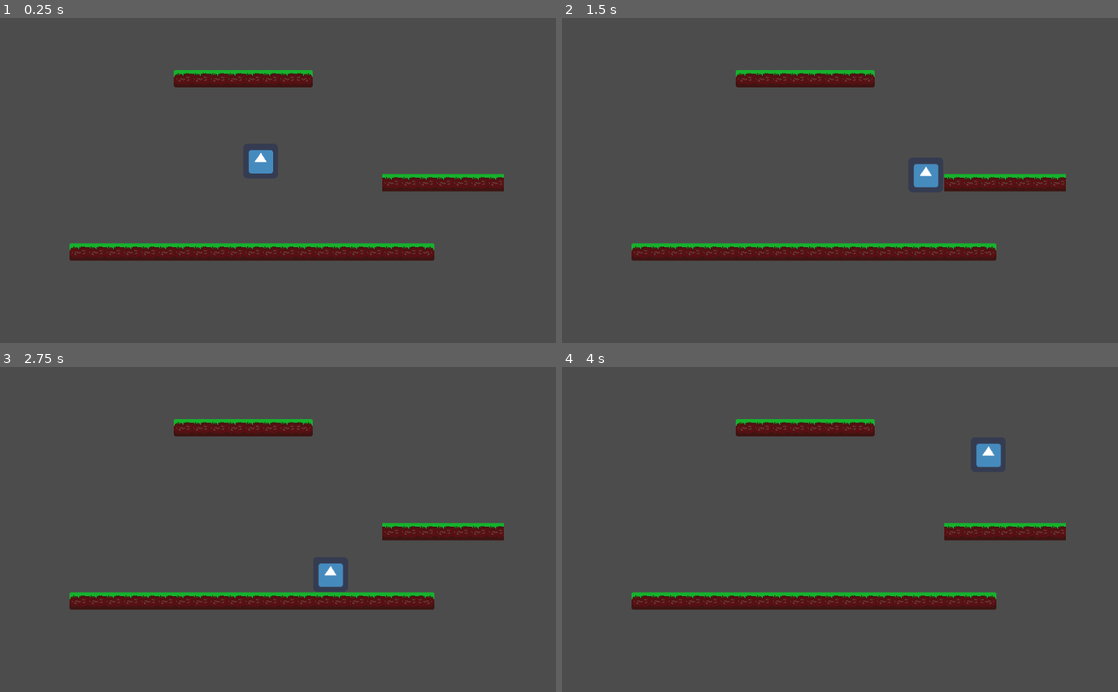
Above: before the commit, frames 1-4 (two rows, left to right).
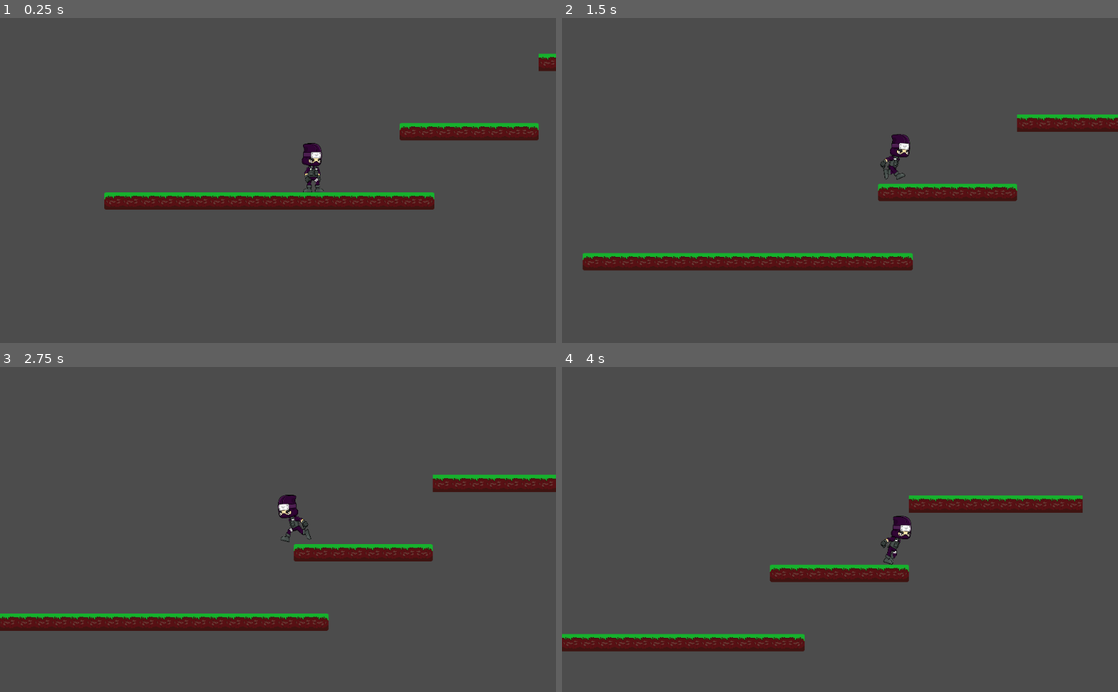
Above: after the commit, the same moments.

Repository: Matheus-Reinert/Godot_Jogo2D
Game: Godot game, scene res://World.tscn
Same seed, same stepped clock (60 frames per second), same inputs: the game is played once before the commit and once after it. The engine's default icon, where the game draws it, is replaced by a stand-in: a white triangle on a blue panel in a dark square.
Inputs:
- Up to frame 1 (0.25 s): no input
- Up to frame 2 (1.5 s): hold Right (ui_right) from 0.53 s (still down); tap Up (ui_up) at 0.77 s
- Up to frame 3 (2.75 s): tap Up (ui_up) at 1.52 s; release Right (ui_right) at 2.03 s; hold Left (ui_left) from 2.03 s (still down)
- Up to frame 4 (4 s): release Left (ui_left) at 2.78 s; hold Right (ui_right) from 2.78 s (still down); tap Up (ui_up) at 3.02, 3.77 s

The runs differ from the first frame. In frame 1, 12% of the frame differs, in the area x 12-100%, y 10-75%; in frame 2, 11%; in frame 3, 13%, in the area x 0-100%, y 16-82%; in frame 4, 12%.

Commit message:
Adicionado movimentos

Diff:
--- a/Player.gd
+++ b/Player.gd
@@ -12,14 +12,20 @@
 
 	if Input.is_action_pressed("ui_right"):
 		motion.x = SPEED
+		$Sprite.play("Run")
+		$Sprite.flip_h = false
 	elif Input.is_action_pressed("ui_left"):
 		motion.x = -SPEED
+		$Sprite.play("Run")
+		$Sprite.flip_h = true
 	else:
 		motion.x = 0;
+		$Sprite.play("Idle")
 
 	if is_on_floor():
 		print("Esta no chao")
 		if Input.is_action_pressed("ui_up"):
 			motion.y = JUMP_HEIGHT
+	else: $Sprite.play("Jump")
 
 	motion = move_and_slide(motion, UP)
--- a/World.tscn
+++ b/World.tscn
@@ -1,33 +1,99 @@
-[gd_scene load_steps=5 format=2]
+[gd_scene load_steps=45 format=2]
 
 [ext_resource path="res://Player.gd" type="Script" id=1]
-[ext_resource path="res://icon.png" type="Texture" id=2]
-[ext_resource path="res://grama.tres" type="TileSet" id=3]
+[ext_resource path="res://player/png/Idle__000.png" type="Texture" id=2]
+[ext_resource path="res://player/png/Idle__001.png" type="Texture" id=3]
+[ext_resource path="res://player/png/Idle__002.png" type="Texture" id=4]
+[ext_resource path="res://player/png/Idle__003.png" type="Texture" id=5]
+[ext_resource path="res://player/png/Idle__004.png" type="Texture" id=6]
+[ext_resource path="res://player/png/Idle__005.png" type="Texture" id=7]
+[ext_resource path="res://player/png/Idle__006.png" type="Texture" id=8]
+[ext_resource path="res://player/png/Idle__007.png" type="Texture" id=9]
+[ext_resource path="res://player/png/Idle__008.png" type="Texture" id=10]
+[ext_resource path="res://player/png/Idle__009.png" type="Texture" id=11]
+[ext_resource path="res://player/png/Run__000.png" type="Texture" id=12]
+[ext_resource path="res://player/png/Run__001.png" type="Texture" id=13]
+[ext_resource path="res://player/png/Run__002.png" type="Texture" id=14]
+[ext_resource path="res://player/png/Run__003.png" type="Texture" id=15]
+[ext_resource path="res://player/png/Run__004.png" type="Texture" id=16]
+[ext_resource path="res://player/png/Run__005.png" type="Texture" id=17]
+[ext_resource path="res://player/png/Run__006.png" type="Texture" id=18]
+[ext_resource path="res://player/png/Run__007.png" type="Texture" id=19]
+[ext_resource path="res://player/png/Run__008.png" type="Texture" id=20]
+[ext_resource path="res://player/png/Run__009.png" type="Texture" id=21]
+[ext_resource path="res://player/png/Jump__000.png" type="Texture" id=22]
+[ext_resource path="res://player/png/Jump__001.png" type="Texture" id=23]
+[ext_resource path="res://player/png/Jump__002.png" type="Texture" id=24]
+[ext_resource path="res://player/png/Jump__003.png" type="Texture" id=25]
+[ext_resource path="res://player/png/Jump__004.png" type="Texture" id=26]
+[ext_resource path="res://player/png/Jump__005.png" type="Texture" id=27]
+[ext_resource path="res://player/png/Jump__006.png" type="Texture" id=28]
+[ext_resource path="res://player/png/Jump__007.png" type="Texture" id=29]
+[ext_resource path="res://player/png/Jump__008.png" type="Texture" id=30]
+[ext_resource path="res://player/png/Jump__009.png" type="Texture" id=31]
+[ext_resource path="res://player/png/Attack__000.png" type="Texture" id=32]
+[ext_resource path="res://player/png/Attack__001.png" type="Texture" id=33]
+[ext_resource path="res://player/png/Attack__002.png" type="Texture" id=34]
+[ext_resource path="res://player/png/Attack__003.png" type="Texture" id=35]
+[ext_resource path="res://player/png/Attack__004.png" type="Texture" id=36]
+[ext_resource path="res://player/png/Attack__005.png" type="Texture" id=37]
+[ext_resource path="res://player/png/Attack__006.png" type="Texture" id=38]
+[ext_resource path="res://player/png/Attack__007.png" type="Texture" id=39]
+[ext_resource path="res://player/png/Attack__008.png" type="Texture" id=40]
+[ext_resource path="res://player/png/Attack__009.png" type="Texture" id=41]
+[ext_resource path="res://grama.tres" type="TileSet" id=42]
 
-[sub_resource type="RectangleShape2D" id=1]
-extents = Vector2( 32, 32 )
+[sub_resource type="SpriteFrames" id=2]
+animations = [ {
+"frames": [ ExtResource( 2 ), ExtResource( 3 ), ExtResource( 4 ), ExtResource( 5 ), ExtResource( 6 ), ExtResource( 7 ), ExtResource( 8 ), ExtResource( 9 ), ExtResource( 10 ), ExtResource( 11 ) ],
+"loop": true,
+"name": "Idle",
+"speed": 5.0
+}, {
+"frames": [ ExtResource( 12 ), ExtResource( 13 ), ExtResource( 14 ), ExtResource( 15 ), ExtResource( 16 ), ExtResource( 17 ), ExtResource( 18 ), ExtResource( 19 ), ExtResource( 20 ), ExtResource( 21 ) ],
+"loop": true,
+"name": "Run",
+"speed": 50.0
+}, {
+"frames": [ ExtResource( 22 ), ExtResource( 23 ), ExtResource( 24 ), ExtResource( 25 ), ExtResource( 26 ), ExtResource( 27 ), ExtResource( 28 ), ExtResource( 29 ), ExtResource( 30 ), ExtResource( 31 ) ],
+"loop": true,
+"name": "Jump",
+"speed": 10.0
+}, {
+"frames": [ ExtResource( 32 ), ExtResource( 33 ), ExtResource( 34 ), ExtResource( 35 ), ExtResource( 36 ), ExtResource( 37 ), ExtResource( 38 ), ExtResource( 39 ), ExtResource( 40 ), ExtResource( 41 ) ],
+"loop": true,
+"name": "Attack",
+"speed": 5.0
+} ]
+
+[sub_resource type="RectangleShape2D" id=3]
+extents = Vector2( 31, 45 )
 
 [node name="World" type="Node"]
 
 [node name="Player" type="KinematicBody2D" parent="."]
-position = Vector2( 480, 225.166 )
+position = Vector2( 320, 160 )
 script = ExtResource( 1 )
-__meta__ = {
-"_edit_group_": true
-}
 
-[node name="Sprite" type="Sprite" parent="Player"]
-position = Vector2( 0, -1.16638 )
-texture = ExtResource( 2 )
-__meta__ = {
-"_edit_group_": true
-}
+[node name="Sprite" type="AnimatedSprite" parent="Player"]
+position = Vector2( 192, 192 )
+scale = Vector2( 0.176308, 0.209607 )
+frames = SubResource( 2 )
+animation = "Run"
+frame = 1
 
 [node name="CollisionShape2D" type="CollisionShape2D" parent="Player"]
-shape = SubResource( 1 )
+position = Vector2( 192, 192 )
+shape = SubResource( 3 )
+
+[node name="Camera2D" type="Camera2D" parent="Player"]
+visible = false
+position = Vector2( 128, 224 )
+current = true
+smoothing_enabled = true
 
 [node name="TileMap" type="TileMap" parent="."]
-tile_set = ExtResource( 3 )
+tile_set = ExtResource( 42 )
 cell_size = Vector2( 32, 32 )
 format = 1
-tile_data = PoolIntArray( 196618, 0, 0, 196619, 1, 0, 196620, 1, 0, 196621, 1, 0, 196622, 1, 0, 196623, 1, 0, 196624, 1, 0, 196625, 2, 0, 589846, 1, 0, 589847, 1, 0, 589848, 1, 0, 589849, 1, 0, 589850, 1, 0, 589851, 1, 0, 589852, 1, 0, 851972, 0, 0, 851973, 1, 0, 851974, 1, 0, 851975, 1, 0, 851976, 1, 0, 851977, 1, 0, 851978, 1, 0, 851979, 1, 0, 851980, 1, 0, 851981, 1, 0, 851982, 1, 0, 851983, 1, 0, 851984, 1, 0, 851985, 1, 0, 851986, 1, 0, 851987, 1, 0, 851988, 1, 0, 851989, 1, 0, 851990, 1, 0, 851991, 1, 0, 851992, 2, 0 )
+tile_data = PoolIntArray( 327709, 1, 0, 327710, 1, 0, 327711, 1, 0, 327712, 1, 0, 327713, 1, 0, 327714, 1, 0, 327715, 1, 0, 327716, 1, 0, 327717, 1, 0, 327718, 1, 0, 327723, 0, 0, 327724, 1, 0, 327725, 1, 0, 327726, 1, 0, 327727, 1, 0, 327728, 1, 0, 327729, 1, 0, 327730, 1, 0, 327731, 1, 0, 327732, 2, 0, 589845, 0, 0, 589846, 1, 0, 589847, 1, 0, 589848, 1, 0, 589849, 1, 0, 589850, 1, 0, 589851, 1, 0, 589852, 2, 0, 851972, 0, 0, 851973, 1, 0, 851974, 1, 0, 851975, 1, 0, 851976, 1, 0, 851977, 1, 0, 851978, 1, 0, 851979, 1, 0, 851980, 1, 0, 851981, 1, 0, 851982, 1, 0, 851983, 1, 0, 851984, 1, 0, 851985, 1, 0, 851986, 1, 0, 851987, 1, 0, 851988, 1, 0, 851989, 1, 0, 851990, 2, 0 )
Binary file added: player/png/Attack__000.png
Not shown, added: player/png/Attack__000.png.import
Binary file added: player/png/Attack__001.png
Not shown, added: player/png/Attack__001.png.import
Binary file added: player/png/Attack__002.png
Not shown, added: player/png/Attack__002.png.import
Binary file added: player/png/Attack__003.png
Not shown, added: player/png/Attack__003.png.import
Binary file added: player/png/Attack__004.png
Not shown, added: player/png/Attack__004.png.import
Binary file added: player/png/Attack__005.png
Not shown, added: player/png/Attack__005.png.import
(and 210 more such lines)
